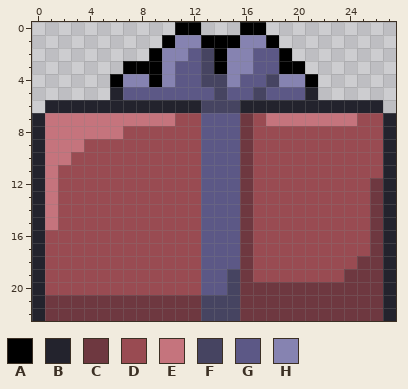
Pixel-art sprite -- sprites/images/spr_box_1_0.png. This is how it looked before the edit.
The file is 28x23 pixels. Colours within 5 levels of each other are drawn and written as one.
Palette (. is transparent): A #000000  B #23232d  C #6e3840  D #994b52  E #c5747d  F #464461  G #5c5886  H #8683b1
Pixels before, first column x 0:
 0 ...........AA...AA..........
 1 ..........AHHAAAHHA.........
 2 .........AHHGFAHHGGA........
 3 .......AAAHGGFAHHGGAA.......
 4 ......AHHAHGGFFHGGFHHA......
 5 ......BGGGGGGGFGGFGGGB......
 6 .BBBBBBBBBBBBFFFBBBBBBBBBBB.
 7 BEEEEEEEEEEDDGGGCDEEEEEEEDDB
 8 BEEEEEEDDDDDDGGGCDDDDDDDDDDB
 9 BEEEDDDDDDDDDGGGCDDDDDDDDDDB
10 BEEDDDDDDDDDDGGGCDDDDDDDDDDB
11 BEDDDDDDDDDDDGGGCDDDDDDDDDDB
12 BEDDDDDDDDDDDGGGCDDDDDDDDDCB
13 BEDDDDDDDDDDDGGGCDDDDDDDDDCB
14 BEDDDDDDDDDDDGGGCDDDDDDDDDCB
15 BEDDDDDDDDDDDGGGCDDDDDDDDDCB
16 BDDDDDDDDDDDDGGGCDDDDDDDDDCB
17 BDDDDDDDDDDDDGGGCDDDDDDDDDCB
18 BDDDDDDDDDDDDGGGCDDDDDDDDCCB
19 BDDDDDDDDDDDDGGFCDDDDDDDCCCB
20 BDDDDDDDDDDDDGGFCCCCCCCCCCCB
21 BCCCCCCCCCCCCFFFCCCCCCCCCCCB
22 BCCCCCCCCCCCCFFFCCCCCCCCCCCB
New version:
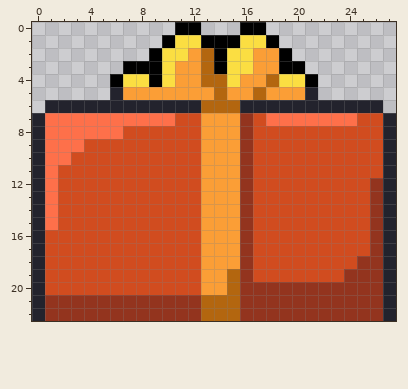
Edits made:
{"colour":"C","old":"#6e3840","new":"#93341e"}
{"colour":"D","old":"#994b52","new":"#d14c1f"}
{"colour":"E","old":"#c5747d","new":"#fe704a"}
{"colour":"F","old":"#464461","new":"#b3660f"}
{"colour":"G","old":"#5c5886","new":"#fb9e36"}
{"colour":"H","old":"#8683b1","new":"#fbde42"}
